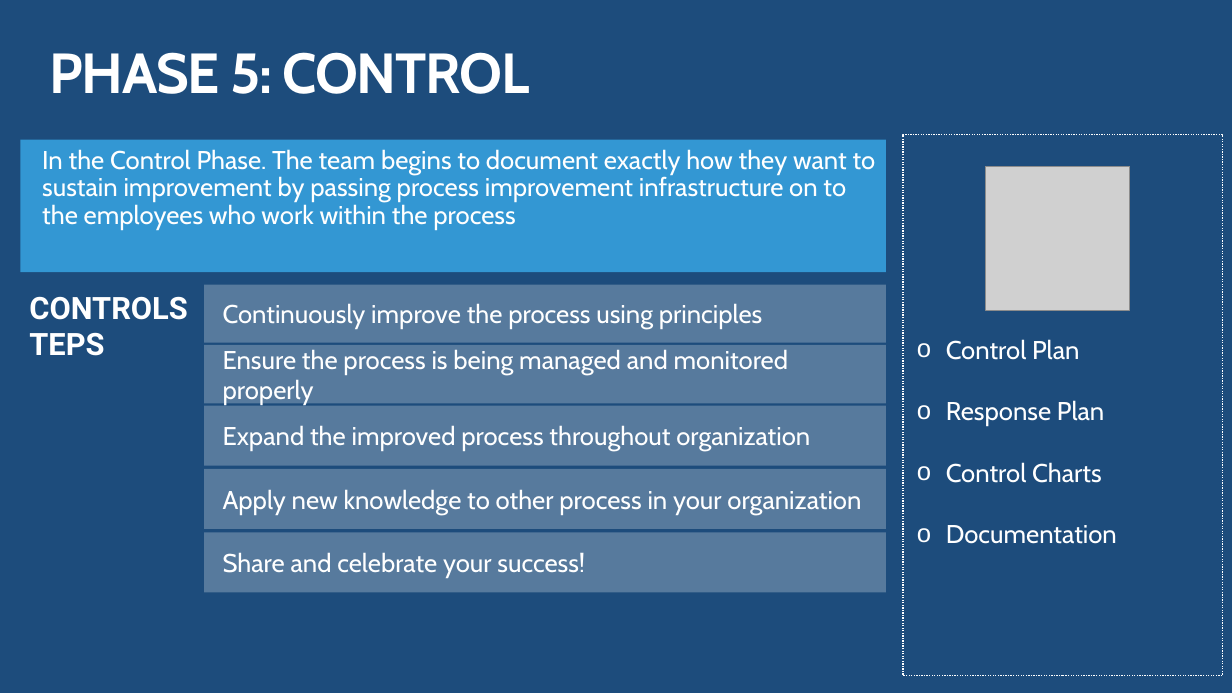
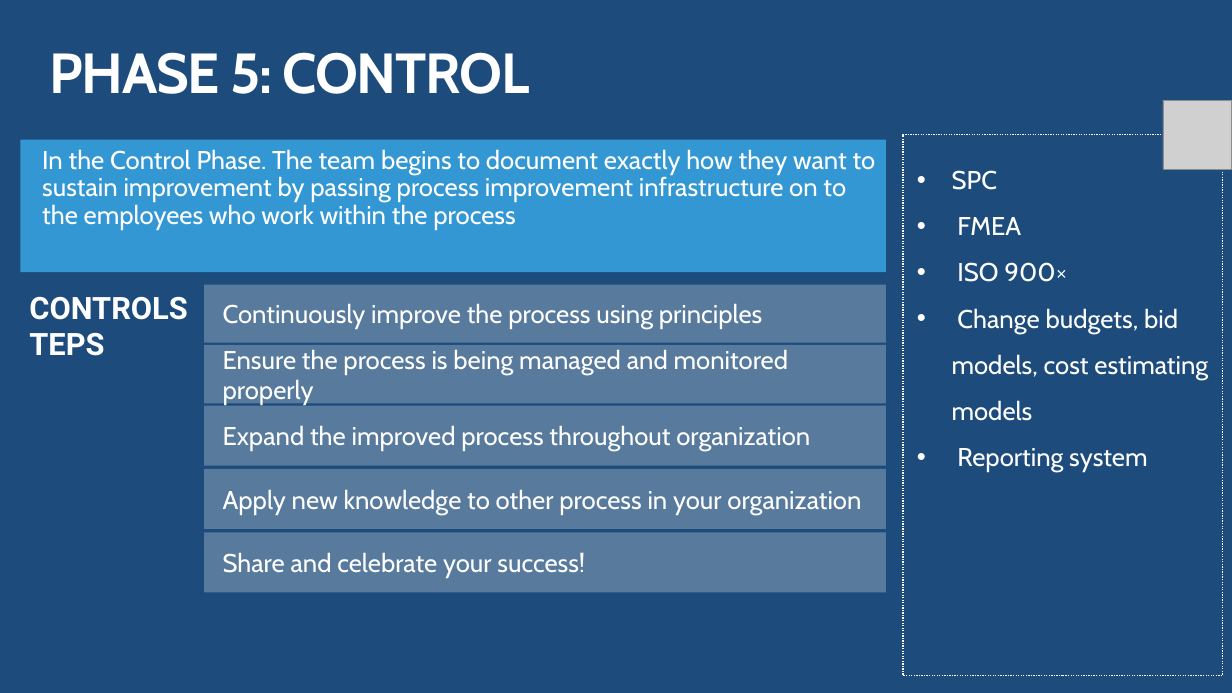
Before and after one commit to daotk/cdkpt, a slide deck: slide 25 of SPQM/Team Assignment/Team Assignment 02/K16T1-Team15-Team Assignment2/K16T1-Team15-Team Assignment2-Presentation.pptx. Drawn at 1232x693 pixels with LibreOffice and Linux fonts; fonts in the diff are those of the drawing; grey boxes stand for pictures. Boxes give left, top, right and bottom in pixels: in the first picture for what was removed or moved away, otherwise in the second. Text is boxed around its words. In the diff, an @@ line names an element or a change of style, - is before the commit and + after.

```diff
--- a/SPQM/Team Assignment/Team Assignment 02/K16T1-Team15-Team Assignment2/K16T1-Team15-Team Assignment2-Presentation.pptx
+++ b/SPQM/Team Assignment/Team Assignment 02/K16T1-Team15-Team Assignment2/K16T1-Team15-Team Assignment2-Presentation.pptx
@@ picture: place and size @@
-picture at <box>986,166,1130,311</box>
+picture at <box>1163,100,1232,168</box>
@@ text in rectangle at <box>952,170,1208,472</box>: text changed @@
-o Control Plan
-o Response Plan
-o Control Charts
-o Documentation
+• SPC
+• FMEA
+• ISO 900×
+• Change budgets, bid models, cost estimating models
+• Reporting system
```
Also in this commit, not shown: 6 other slides changed.
